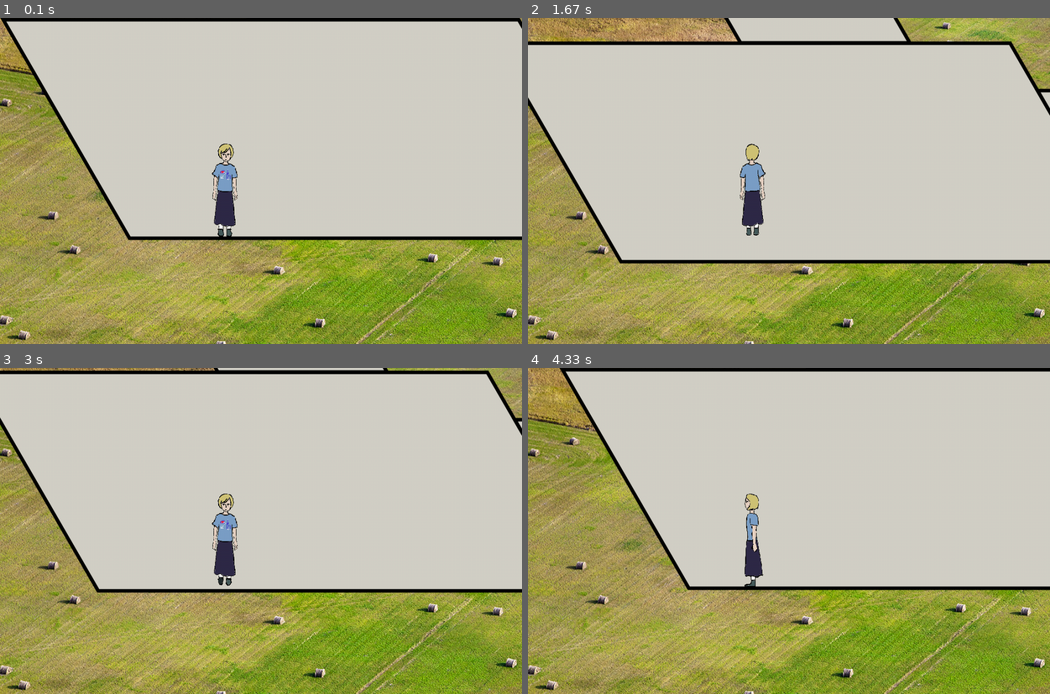
Above: before the commit, frames 1-4 (two rows, left to right).
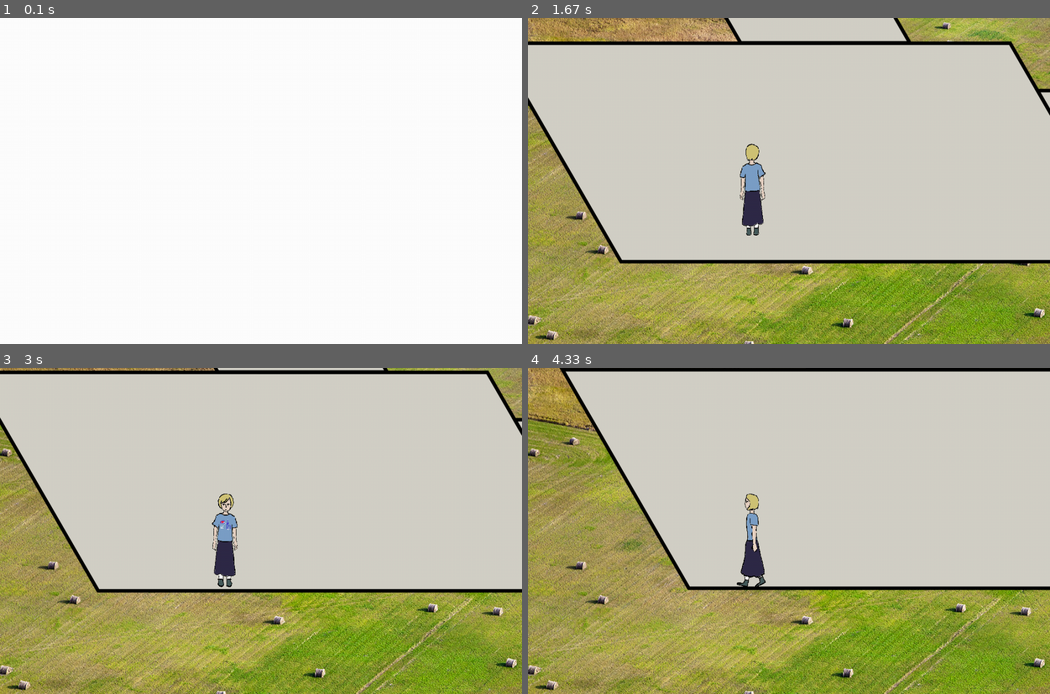
Above: after the commit, the same moments.

Repository: thevicsol/fickle-student-sim
Game: pygame game, started from main.py
The game is run twice, just before and just after one commit, with the same random seed, the same clock (stepped at 60 frames per second) and the same inputs.
Inputs:
- Up to frame 1 (0.1 s): no input
- Up to frame 2 (1.67 s): hold M 0.33-0.8 s; hold Right 0.83-1.3 s; hold Up 1.33-1.63 s
- Up to frame 3 (3 s): hold Right 1.67-2.13 s; hold Left 2.17-2.7 s; hold Down from 2.73 s (still down)
- Up to frame 4 (4.33 s): release Down at 3.03 s; hold M 3.07-3.47 s; hold Left 3.07-3.47 s; hold M 3.5-3.9 s; hold Left from 3.93 s (still down)

The runs differ from the first frame. In frame 1, 100% of the frame differs, in the area x 0-100%, y 0-100%; in frame 2, nothing differs; in frame 3, less than 0.1%; in frame 4, 0.2%.

Commit message:
Смена сцен
вместо сцены дом пока белый квадрат (надо отрисовать комнаты). кнопка "m" переключает сцены. 
есть баги: если переключить сцены, стоя рядом с объектом, а потом обратно, то объект спавнится в первой комнате вместе со спрайтом. а еще не сохраняются координаты игрока, при переключении он начинает ходить заново с первой комнаты. (возможно, такое будет и с прогрессом)

Diff:
--- a/main.py
+++ b/main.py
@@ -122,6 +122,8 @@
 screen = pygame.display.set_mode(size)
 pygame.display.set_caption("Creating Sprite")
 
+
+
 all_sprites_list = pygame.sprite.Group()
 map = pygame.sprite.Group()  # полы комнат
 walls = pygame.sprite.Group()  # стены
@@ -129,141 +131,176 @@
 playergroup = pygame.sprite.Group()  # игрок
 collision = pygame.sprite.Group()  # неотображаемые рамки для столкновения со стенами
 
-player = Player((255, 0, 0))
-collup = CollisionMask((255, 0, 0), 'sprites/collup.png')  # рамки для столкновения со стенами
-collision.add(collup)
-collupwall = CollisionMask((255, 0, 0), 'sprites/collupwall.png')
-collision.add(collupwall)
-colldown = CollisionMask((255, 0, 0), 'sprites/colldown.png')
-collision.add(colldown)
-colleft = CollisionMask((255, 0, 0), 'sprites/colleft.png')
-collision.add(colleft)
-collright = CollisionMask((255, 0, 0), 'sprites/collright.png')
-collision.add(collright)
-for sprite in collision:
-    sprite.rect.x = 400
-    sprite.rect.y = 240
-player.rect.x = 400
-player.rect.y = 240
-background = pygame.image.load('sprites/bg.jpg').convert()
-background_rect = background.get_rect()
-rooms = {0: {1: (-38, 752), 6: (-1040, -90)}, 1: {0: (38, -752), 2: (440, 420)}, 2: {1: (-440, -420), 3: (-876, -85)},
-         3: {2: (876, 85), 4: (-333, 420), 5: (-1569, 209)}, 4: {3: (333, -420)},
-         5: {3: (1569, -209), 6: (1005, -1385)}, 6: {5: (-1005, 1385), 0: (1040, 90)}}
-#  для каждой комнаты здесь указано, на каком расстоянии от нее находятся соседние ей комнаты
-wallist = {2: {'out': {1: (2, 3), 3: (0, 2)}, 'in': (0, 1), 0: (4, -439), 1: (831, -439), 2: (4, -439), 3: (246, -20)}}
-"""  для комнат, у которых есть стены, указывается, какие стены отображаются при нахождении в соседних комнатах и
-непосредственно внутри данной, а также расстояние между левым верхним углом пола и верхним левым углом каждой стены """
-objlist = {5: {0: (1255, 1156)}}  # то же самое, что со стенами, но объекты видно только при нахождении в данной комнате
-
-playergroup.add(player)
-room0 = RoomElement(0, None, None, rooms[0].keys())
-map.add(room0)
-room1 = RoomElement(1, 0, rooms[1][0], rooms[1].keys())
-map.add(room1)
-room6 = RoomElement(6, 0, rooms[6][0], rooms[6].keys())
-map.add(room6)
-curroom = 0  # id текущей комнаты
-animatecount = -1
-
-exit = True
-clock = pygame.time.Clock()
-
-while exit:
-    for event in pygame.event.get():
-        if event.type == pygame.QUIT:
-            exit = False
-        elif event.type == pygame.KEYDOWN:
-            if event.key == pygame.K_x:
+def scene_hse():
+    # all_sprites_list = pygame.sprite.Group()
+    for room in map:
+        room.kill()
+    # map = pygame.sprite.Group()  # полы комнат
+    # walls = pygame.sprite.Group()  # стены
+    # objects = pygame.sprite.Group()  # объекты
+    playergroup = pygame.sprite.Group()  # очищает игрока, чтоб не двоился, остальное оставляет
+    # collision = pygame.sprite.Group()
+
+    player = Player((255, 0, 0))
+    collup = CollisionMask((255, 0, 0), 'sprites/collup.png')  # рамки для столкновения со стенами
+    collision.add(collup)
+    collupwall = CollisionMask((255, 0, 0), 'sprites/collupwall.png')
+    collision.add(collupwall)
+    colldown = CollisionMask((255, 0, 0), 'sprites/colldown.png')
+    collision.add(colldown)
+    colleft = CollisionMask((255, 0, 0), 'sprites/colleft.png')
+    collision.add(colleft)
+    collright = CollisionMask((255, 0, 0), 'sprites/collright.png')
+    collision.add(collright)
+    for sprite in collision:
+        sprite.rect.x = 400
+        sprite.rect.y = 240
+    player.rect.x = 400
+    player.rect.y = 240
+    background = pygame.image.load('sprites/bg.jpg').convert()
+    background_rect = background.get_rect()
+    global rooms
+    rooms = {0: {1: (-38, 752), 6: (-1040, -90)}, 1: {0: (38, -752), 2: (440, 420)}, 2: {1: (-440, -420), 3: (-876, -85)},
+            3: {2: (876, 85), 4: (-333, 420), 5: (-1569, 209)}, 4: {3: (333, -420)},
+            5: {3: (1569, -209), 6: (1005, -1385)}, 6: {5: (-1005, 1385), 0: (1040, 90)}}
+    #  для каждой комнаты здесь указано, на каком расстоянии от нее находятся соседние ей комнаты
+    global wallist
+    wallist = {2: {'out': {1: (2, 3), 3: (0, 2)}, 'in': (0, 1), 0: (4, -439), 1: (831, -439), 2: (4, -439), 3: (246, -20)}}
+    """  для комнат, у которых есть стены, указывается, какие стены отображаются при нахождении в соседних комнатах и
+    непосредственно внутри данной, а также расстояние между левым верхним углом пола и верхним левым углом каждой стены """
+    global objlist
+    objlist = {5: {0: (1255, 1156)}}  # то же самое, что со стенами, но объекты видно только при нахождении в данной комнате
+
+    playergroup.add(player)
+    room0 = RoomElement(0, None, None, rooms[0].keys())
+    map.add(room0)
+    room1 = RoomElement(1, 0, rooms[1][0], rooms[1].keys())
+    map.add(room1)
+    room6 = RoomElement(6, 0, rooms[6][0], rooms[6].keys())
+    map.add(room6)
+    curroom = 0  # id текущей комнаты
+    animatecount = -1
+
+    exit = True
+    clock = pygame.time.Clock()
+
+    while exit:
+        for event in pygame.event.get():
+            if event.type == pygame.QUIT:
                 exit = False
-
-    front = pygame.sprite.Group()  # объекты, находящиеся перед игроком, следовательно, рисующиеся поверх него
-    animatecount = animatecount + 1  # счетчик, отвечающий за скорость анимации - она сменяется каждый третий кадр
-    if animatecount == 3:
-        animatecount = 0
-
-    keys = pygame.key.get_pressed()
-    direction = ''  # нажатые пользователем стрелки
-    cango = set()  # множество направлений, в которые может двигаться игрок в данный кадр
-    for room in map:  # если игрок с какой-то стороны заходит за пределы пола, он не может идти в этом направлении
-        roomgo = 0
-        if pygame.sprite.spritecollide(colleft, [room], False, pygame.sprite.collide_mask):
-            cango.add('r')  # проверяется, что игрок пересекается с полом, т.е. находится на нем
-            roomgo += 1
-        if pygame.sprite.spritecollide(collright, [room], False, pygame.sprite.collide_mask):
-            cango.add('l')
-            roomgo += 1
-        if pygame.sprite.spritecollide(colldown, [room], False, pygame.sprite.collide_mask):
-            cango.add('d')
-            roomgo += 1
-        if pygame.sprite.spritecollide(collup, [room], False, pygame.sprite.collide_mask):
-            cango.add('u')
-            roomgo += 1
-        if roomgo == 4:
-            if room.id != curroom:  # если комната не равна текущей, значит, игрок зашел в другую и надо обновить карту
-                curroom = room.id
-                mapupdate(curroom, room.neighbours.copy())  # передается id новой текущей комнаты и список соседних
-    for wall in walls:  # столкновение именно со стенами, где они есть - на тестовой карте это 2 дверных проема
-        if pygame.sprite.spritecollide(collright, [wall], False, pygame.sprite.collide_mask):
-            cango.discard('l')
-        if pygame.sprite.spritecollide(collupwall, [wall], False, pygame.sprite.collide_mask):
-            cango.discard('u')
-    if keys[pygame.K_LEFT] and 'r' in cango:  # перемещение игрока в тех направлениях, в которых можно двигаться
-        for sprite in map:
-            sprite.moveRight(5)
-        for sprite in walls:
-            sprite.moveRight(5)
-        for sprite in objects:
-            sprite.moveRight(5)
-        direction = 'r'
-    if keys[pygame.K_RIGHT] and 'l' in cango:
-        for sprite in map:
-            sprite.moveLeft(5)
-        for sprite in walls:
-            sprite.moveLeft(5)
-        for sprite in objects:
-            sprite.moveLeft(5)
-        direction = 'l'
-    if keys[pygame.K_DOWN] and 'd' in cango:
-        for sprite in map:
-            sprite.moveBack(5)
-        for sprite in walls:
-            sprite.moveBack(5)
-        for sprite in objects:
-            sprite.moveBack(5)
-        direction += 'd'
-    if keys[pygame.K_UP] and 'u' in cango:
-        for sprite in map:
-            sprite.moveForward(5)
-        for sprite in walls:
-            sprite.moveForward(5)
-        for sprite in objects:
-            sprite.moveForward(5)
-        direction += 'u'
-    if len(direction) > 2:  # если нажато более 2 стрелок одновременно, учитываются только 2 из них
-        direction = direction[:1]
-    if 'du' in direction:  # если нажаты и вверх, и вниз, одно из этих направлений не учитывается
-        direction = direction[:-2]
-    if direction != '':  # смена анимации
-        if animatecount == 0:
-            player.animate(direction)
-    elif player.dir != '':  # если игрок не перемещается, включается анимация стояния
-        player.animate(player.dir, True)
-    for obj in objects:  # если игрок оказывается за объектом, объект рисуется поверх него, иначе сверху рисуется игрок
-        if obj.rect.bottom - 5 > player.rect.bottom:
-            front.add(obj)
-
-    all_sprites_list.update()
-    screen.fill((0, 0, 0))
-    screen.blit(background, background_rect)
-    all_sprites_list.draw(screen)
-    map.draw(screen)
-    walls.draw(screen)
-    objects.draw(screen)
-    playergroup.draw(screen)
-    front.draw(screen)
-    pygame.display.flip()
-    clock.tick(30)  # скорость перемещения
-
+            elif event.type == pygame.KEYDOWN:
+                if event.key == pygame.K_x:
+                    exit = False
+                elif event.key == pygame.K_m:
+                    scene_home()
+                    exit = False
+
+        front = pygame.sprite.Group()  # объекты, находящиеся перед игроком, следовательно, рисующиеся поверх него
+        animatecount = animatecount + 1  # счетчик, отвечающий за скорость анимации - она сменяется каждый третий кадр
+        if animatecount == 3:
+            animatecount = 0
+
+        keys = pygame.key.get_pressed()
+        direction = ''  # нажатые пользователем стрелки
+        cango = set()  # множество направлений, в которые может двигаться игрок в данный кадр
+        for room in map:  # если игрок с какой-то стороны заходит за пределы пола, он не может идти в этом направлении
+            roomgo = 0
+            if pygame.sprite.spritecollide(colleft, [room], False, pygame.sprite.collide_mask):
+                cango.add('r')  # проверяется, что игрок пересекается с полом, т.е. находится на нем
+                roomgo += 1
+            if pygame.sprite.spritecollide(collright, [room], False, pygame.sprite.collide_mask):
+                cango.add('l')
+                roomgo += 1
+            if pygame.sprite.spritecollide(colldown, [room], False, pygame.sprite.collide_mask):
+                cango.add('d')
+                roomgo += 1
+            if pygame.sprite.spritecollide(collup, [room], False, pygame.sprite.collide_mask):
+                cango.add('u')
+                roomgo += 1
+            if roomgo == 4:
+                if room.id != curroom:  # если комната не равна текущей, значит, игрок зашел в другую и надо обновить карту
+                    curroom = room.id
+                    mapupdate(curroom, room.neighbours.copy())  # передается id новой текущей комнаты и список соседних
+        for wall in walls:  # столкновение именно со стенами, где они есть - на тестовой карте это 2 дверных проема
+            if pygame.sprite.spritecollide(collright, [wall], False, pygame.sprite.collide_mask):
+                cango.discard('l')
+            if pygame.sprite.spritecollide(collupwall, [wall], False, pygame.sprite.collide_mask):
+                cango.discard('u')
+        if keys[pygame.K_LEFT] and 'r' in cango:  # перемещение игрока в тех направлениях, в которых можно двигаться
+            for sprite in map:
+                sprite.moveRight(5)
+            for sprite in walls:
+                sprite.moveRight(5)
+            for sprite in objects:
+                sprite.moveRight(5)
+            direction = 'r'
+        if keys[pygame.K_RIGHT] and 'l' in cango:
+            for sprite in map:
+                sprite.moveLeft(5)
+            for sprite in walls:
+                sprite.moveLeft(5)
+            for sprite in objects:
+                sprite.moveLeft(5)
+            direction = 'l'
+        if keys[pygame.K_DOWN] and 'd' in cango:
+            for sprite in map:
+                sprite.moveBack(5)
+            for sprite in walls:
+                sprite.moveBack(5)
+            for sprite in objects:
+                sprite.moveBack(5)
+            direction += 'd'
+        if keys[pygame.K_UP] and 'u' in cango:
+            for sprite in map:
+                sprite.moveForward(5)
+            for sprite in walls:
+                sprite.moveForward(5)
+            for sprite in objects:
+                sprite.moveForward(5)
+            direction += 'u'
+        if len(direction) > 2:  # если нажато более 2 стрелок одновременно, учитываются только 2 из них
+            direction = direction[:1]
+        if 'du' in direction:  # если нажаты и вверх, и вниз, одно из этих направлений не учитывается
+            direction = direction[:-2]
+        if direction != '':  # смена анимации
+            if animatecount == 0:
+                player.animate(direction)
+        elif player.dir != '':  # если игрок не перемещается, включается анимация стояния
+            player.animate(player.dir, True)
+        for obj in objects:  # если игрок оказывается за объектом, объект рисуется поверх него, иначе сверху рисуется игрок
+            if obj.rect.bottom - 5 > player.rect.bottom:
+                front.add(obj)
+
+        all_sprites_list.update()
+        screen.fill((0, 0, 0))
+        screen.blit(background, background_rect)
+        all_sprites_list.draw(screen)
+        map.draw(screen)
+        walls.draw(screen)
+        objects.draw(screen)
+        playergroup.draw(screen)
+        front.draw(screen)
+        pygame.display.flip()
+        clock.tick(30)  # скорость перемещения
+
+
+def scene_home():  # сцена дома
+    exit = True
+    while exit:
+        screen.fill((255, 255, 255))
+        pygame.display.flip()
+
+        for event in pygame.event.get():
+            if event.type == pygame.QUIT:
+                exit = False
+            elif event.type == pygame.KEYDOWN:
+                if event.key == pygame.K_x:
+                    exit = False
+                elif event.key == pygame.K_m:
+                    scene_hse() # переключает сцену
+                    exit = False
+                    # scene_change(scene_hse)
+
+scene_home() # сначала включается сцена дом
 
 pygame.quit()
